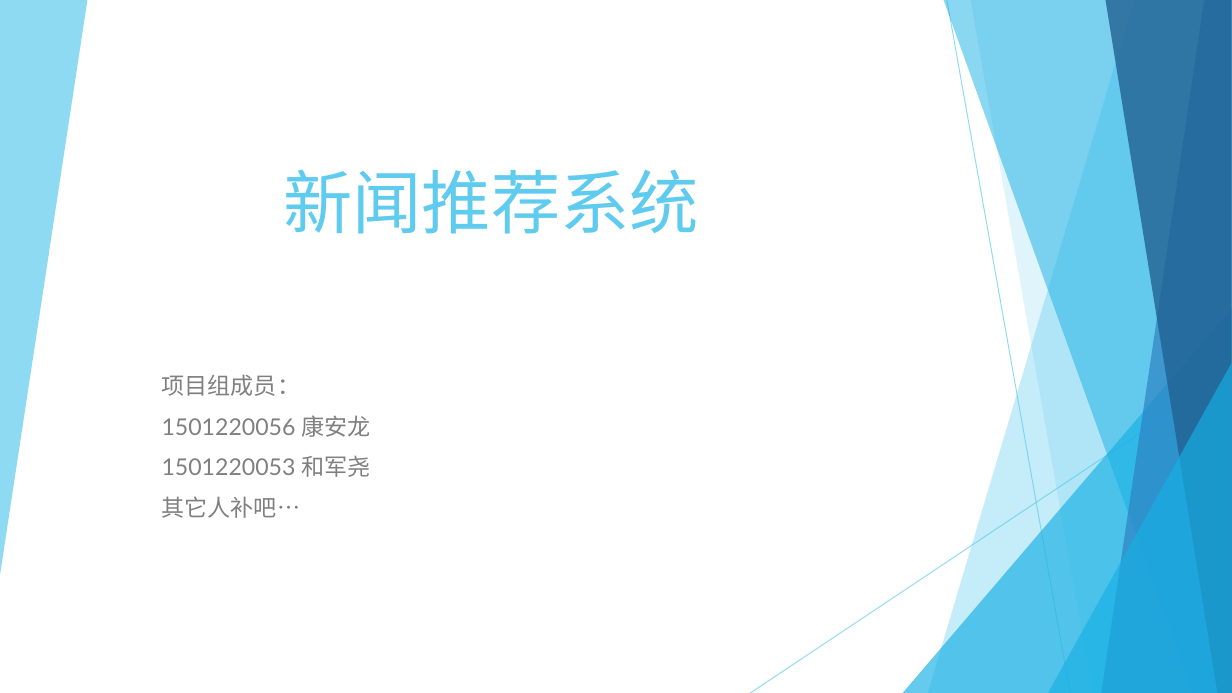
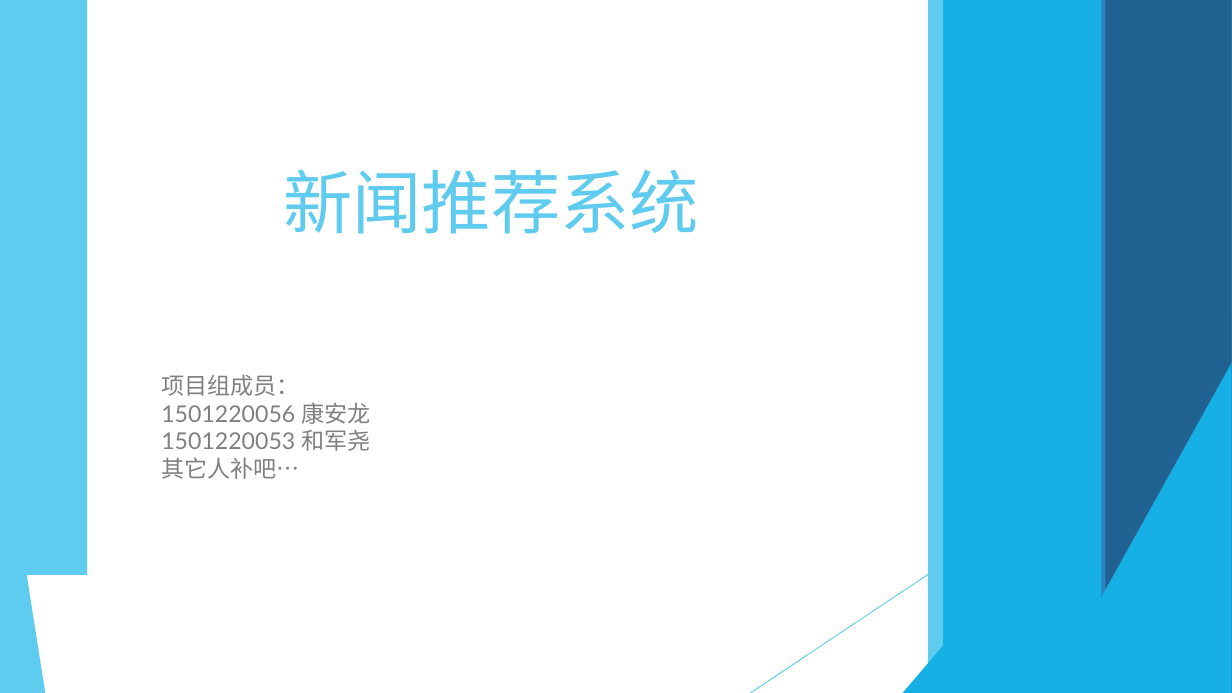
Before and after one commit to hejy12/newsRecommender, a slide deck: slide 1 of 新闻推荐系统.pptx. Drawn at 1232x693 pixels with LibreOffice and Linux fonts; fonts in the diff are those of the drawing. Boxes give left, top, right and bottom in pixels: in the first picture for what was removed or moved away, otherwise in the second. Text is boxed around its words. In the diff, an @@ line names an element or a change of style, - is before the commit and + after.

```diff
--- a/新闻推荐系统.pptx
+++ b/新闻推荐系统.pptx
@@ rectangle added at bbox=[0, 0, 87, 575], fill #5FCBEF @@
@@ rectangle added at bbox=[928, 0, 1232, 693], fill #5FCBEF @@
@@ rectangle added at bbox=[944, 0, 1232, 693], fill #17B0E4 @@
@@ line (947, 0) - (1070, 693): stroke #5FCBEF 0.75 pt to #5FCBEF 0.74 pt @@
@@ rectangle added at bbox=[970, 0, 1232, 693], fill #5FCBEF @@
@@ rectangle added at bbox=[1102, 0, 1232, 693], fill #2E83C3 @@
@@ group removed at bbox=[0, 0, 1232, 693]: 6 freeform shapes @@
@@ rectangle added at bbox=[1105, 0, 1232, 693], fill #226292 @@
@@ triangle at bbox=[903, 308, 1232, 693]: fill #17B0E4 at 66% opacity to #17B0E4 @@
@@ text "项目组成员：" at bbox=[161, 374, 370, 479]: less space between paragraphs @@
@@ line (1232, 372) - (750, 693): stroke #5FCBEF 0.75 pt to #5FCBEF 0.74 pt @@
@@ triangle at bbox=[1048, 363, 1232, 693]: fill #17B0E4 at 66% opacity to #17B0E4 @@
@@ triangle added at bbox=[0, 406, 45, 693], fill #5FCBEF @@
```
Also in this commit, not shown: 19 other slides changed, 2 slides added, 2 other files.
